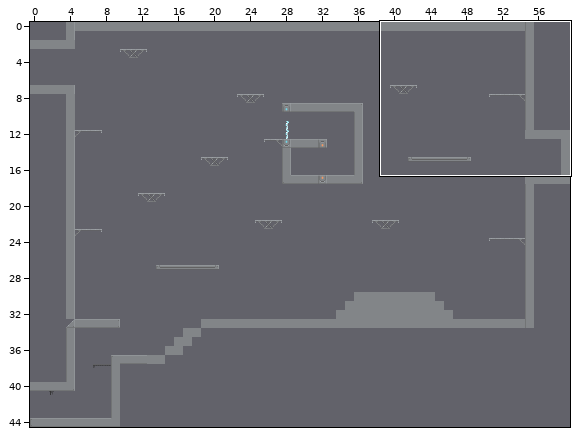
An edit to a level. Tiled map, assets/gameMap.tmx. Above, an overview of the earlier version with the close-up marked.
Close-up. Earlier state:
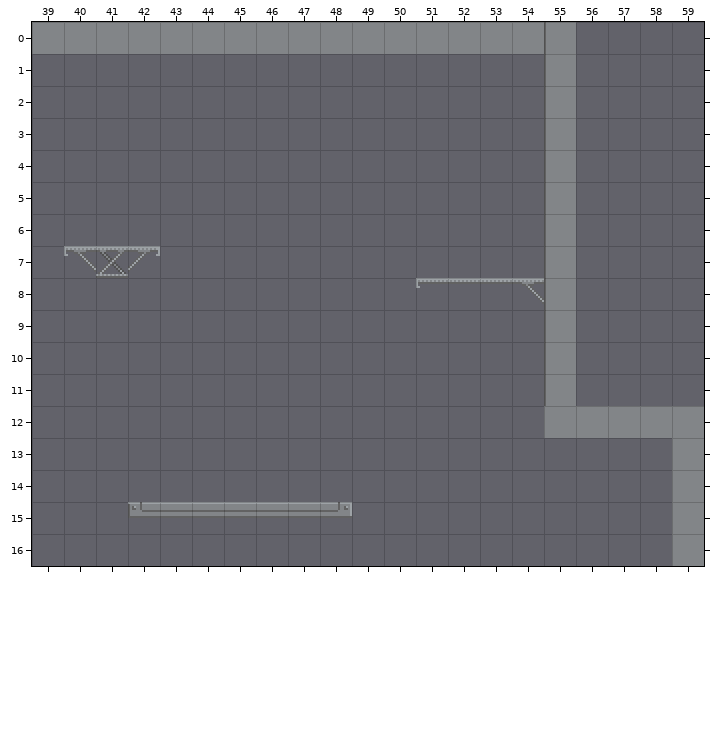
Cells are 16x16 px. Shown: x 39..59, y 0..16. The commit also changed other parts of the map, which this record leaves out.
Once edited:
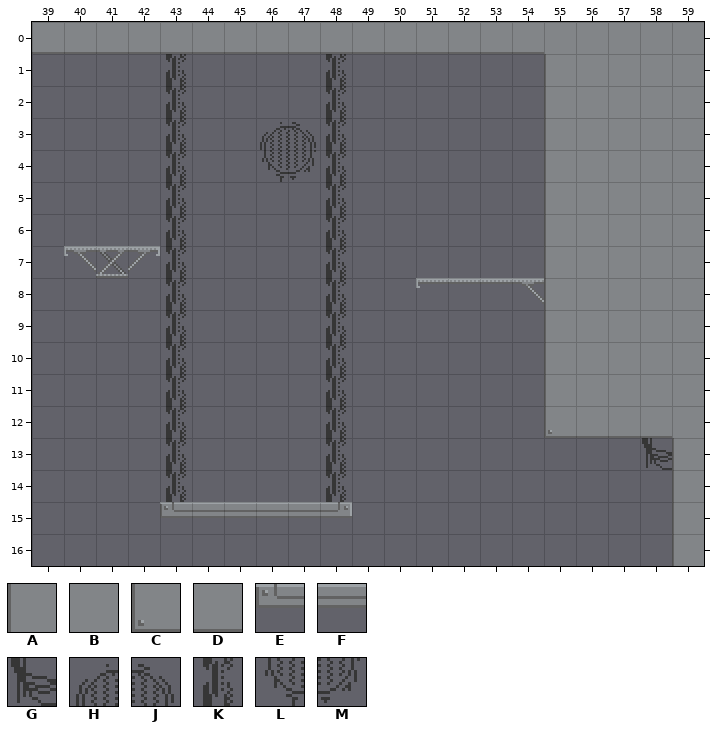
Key: from "0x72_16x16RobotTileset.v1": A 64, B 65, C 96, D 97, E 103, F 104, G 320, H 387, J 388, K 389, L 419, M 420.
_ is an empty cell.
Changes in this commit:
Layer "Decorations":
There is now tile G in row 13 at x 58.
There is now tile H in row 3 at x 46.
There is now tile J in row 3 at x 47.
There is now tile K in rows 1 to 14 at x 43 and 48.
There is now tile L in row 4 at x 46.
There is now tile M in row 4 at x 47.
Layer "Platforms":
The edit turns tile B into tile A in rows 13 to 16 at x 59.
The edit turns tile A into tile B in row 0 at x 55.
There is now tile B in rows 0 to 11 at x 56 to 59.
The edit turns tile B into tile C in row 12 at x 55.
The edit turns tile B into tile D in row 0 at x 39 to 54; in row 12 at x 56 to 58.
The edit turns tile F into tile E in row 15 at x 43.
The author cleared tile E in row 15 at x 42.
